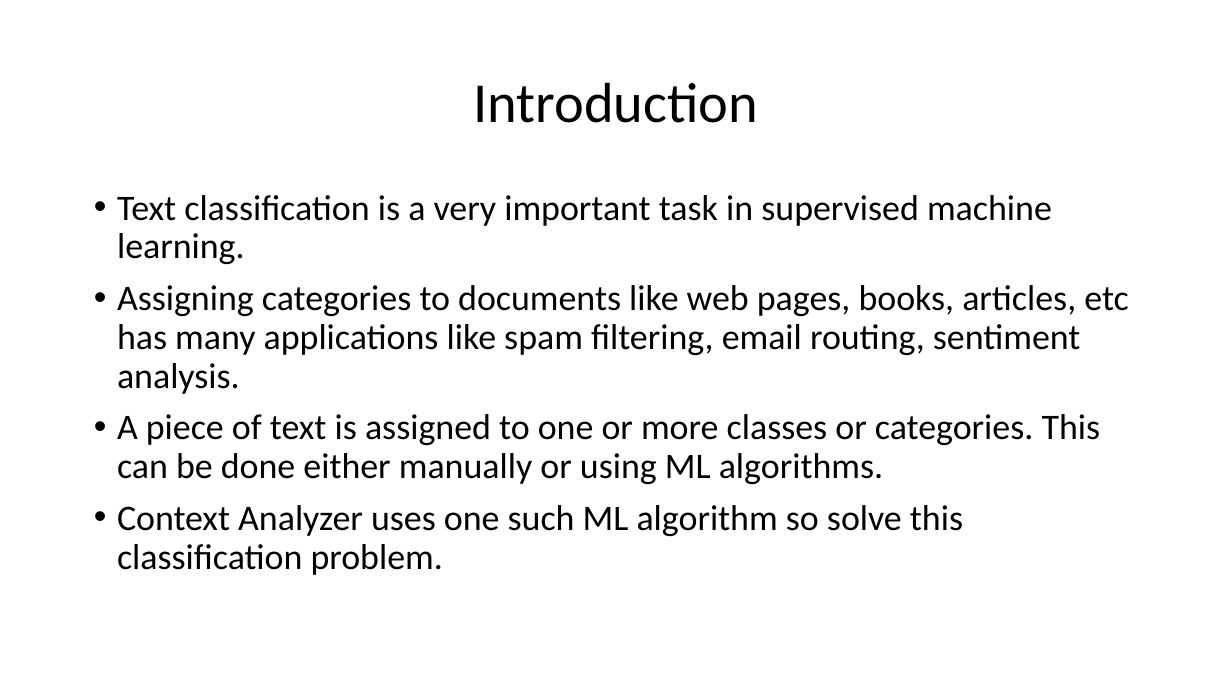
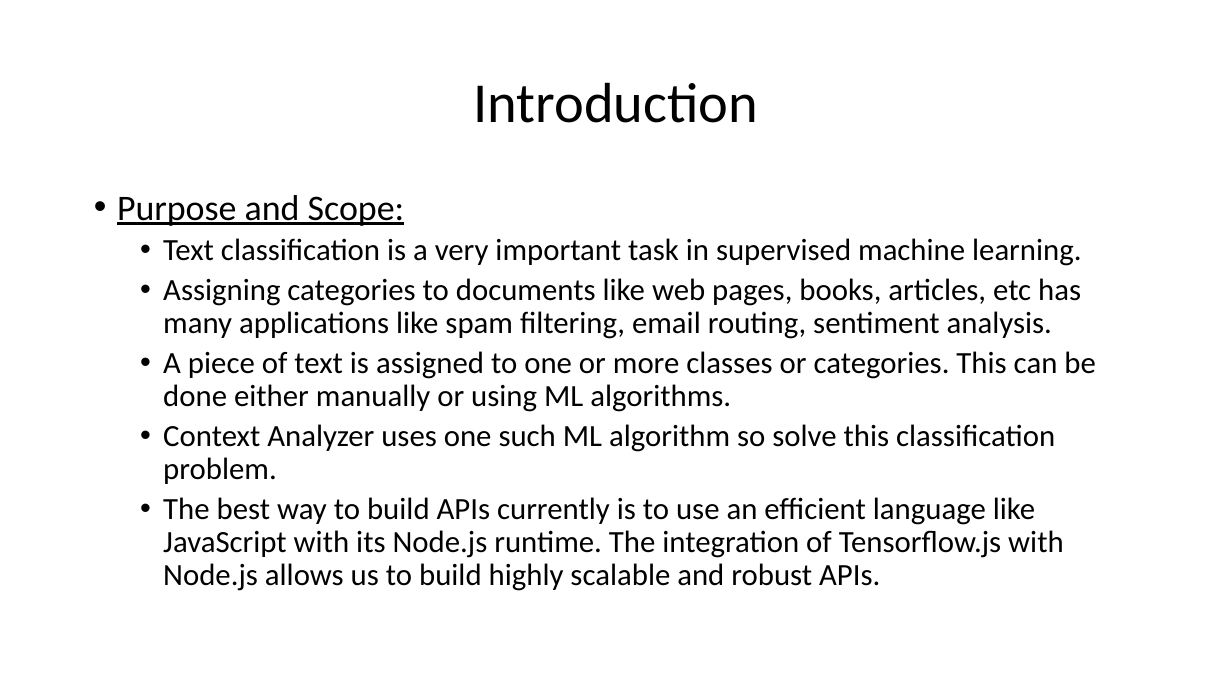
Before and after one commit to HarshaKy/text-classifier, a slide deck: slide 3 of docs/Presentation.pptx. Drawn at 1232x693 pixels with LibreOffice and Linux fonts; fonts in the diff are those of the drawing. Boxes give left, top, right and bottom in pixels: in the first picture for what was removed or moved away, otherwise in the second. Text is boxed around its words. In the diff, an @@ line names an element or a change of style, - is before the commit and + after.

```diff
--- a/docs/Presentation.pptx
+++ b/docs/Presentation.pptx
@@ text at [117,195,405,226]: paragraph added @@
+• Purpose and Scope:
@@ text at [163,238,1095,484]: size 28 to 24 pt in "Text classification is a very important task ...", "Assigning categories to documents like web pages, ...", "A piece of text is assigned to ...", "Context Analyzer uses one such ML algorithm ..."; list level 1 to 2 in "Text classification is a very ..."; list level 1 to 2 in "Assigning categories to documents like ..."; list level 1 to 2 in "A piece of text is ..."; list level 1 to 2 in "Context Analyzer uses one such ..." @@
@@ text at [163,497,1064,591]: paragraph added @@
+  • The best way to build APIs currently is to use an efficient language like JavaScript with its Node.js runtime. The integration of Tensorflow.js with Node.js allows us to build highly scalable and robust APIs.
```
Also in this commit, not shown: 1 other slide changed, 1 slide added.
